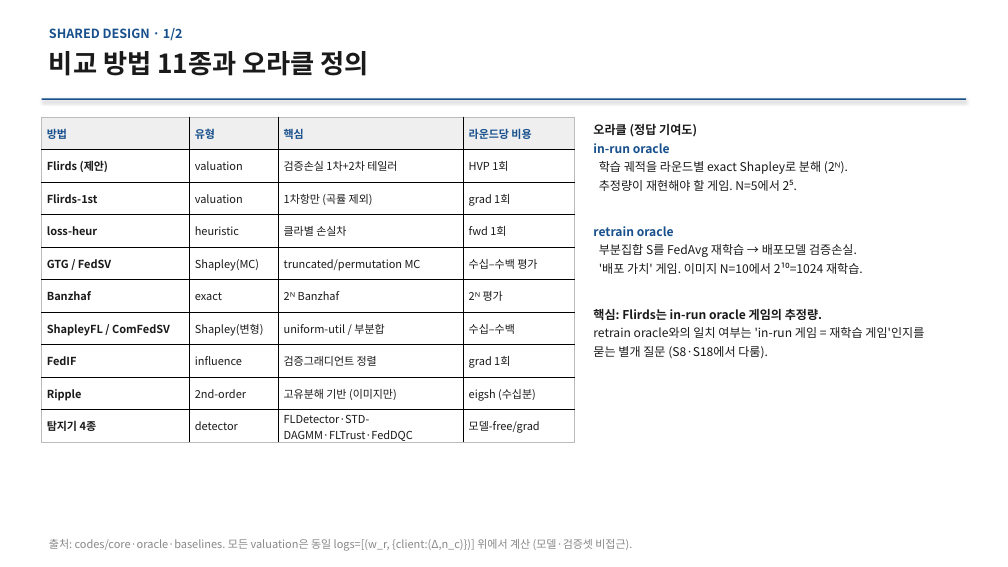
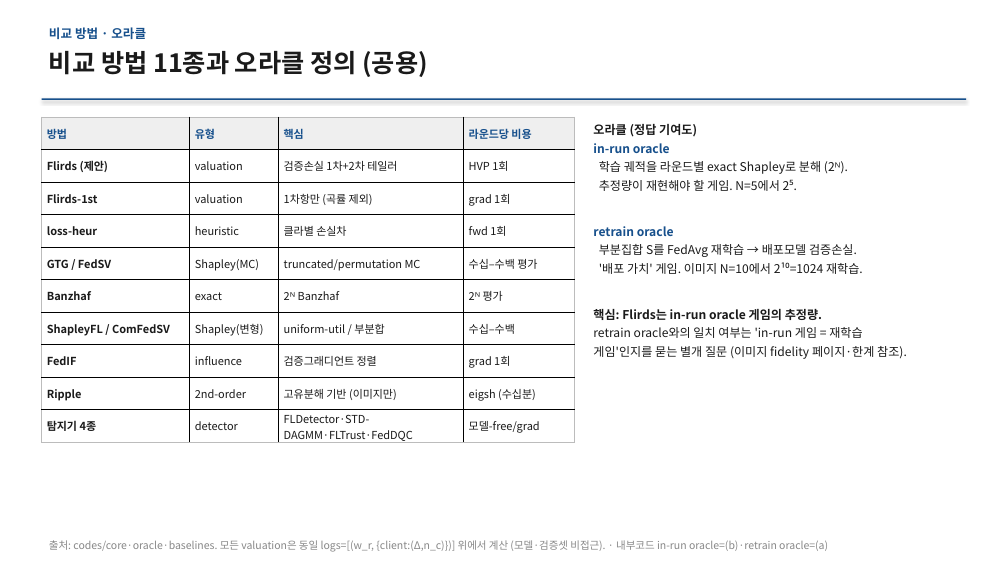
Before and after one commit to YongheeChoi/flirds, a slide deck: slide 3 of research-wiki/presentations/2026-06-results-report/flirds-results-2026-06.pptx. Drawn at 1008x567 pixels with LibreOffice and Linux fonts; fonts in the diff are those of the drawing. Boxes give left, top, right and bottom in pixels: in the first picture for what was removed or moved away, otherwise in the second. Text is boxed around its words. In the diff, an @@ line names an element or a change of style, - is before the commit and + after.

```diff
--- a/research-wiki/presentations/2026-06-results-report/flirds-results-2026-06.pptx
+++ b/research-wiki/presentations/2026-06-results-report/flirds-results-2026-06.pptx
@@ text at (x1=49, y1=27, x2=146, y2=39): text changed @@
-SHARED DESIGN · 1/2
+비교 방법 · 오라클
@@ text at (x1=49, y1=51, x2=427, y2=77): text changed; size 25 to 24 pt @@
-비교 방법 11종과 오라클 정의
+비교 방법 11종과 오라클 정의 (공용)
@@ text at (x1=593, y1=327, x2=907, y2=359): text changed @@
-retrain oracle와의 일치 여부는 'in-run 게임 = 재학습 게임'인지를
-묻는 별개 질문 (S8·S18에서 다룸).
+retrain oracle와의 일치 여부는 'in-run 게임 = 재학습
+게임'인지를 묻는 별개 질문 (이미지 fidelity 페이지·한계 참조).
@@ text at (x1=49, y1=540, x2=828, y2=552): text changed; size 10.5 to 10 pt @@
-출처: codes/core·oracle·baselines. 모든 valuation은 동일 logs=[(w_r, {client:(Δ,n_c)})] 위에서 계산 (모델·검증셋 비접근).
+출처: codes/core·oracle·baselines. 모든 valuation은 동일 logs=[(w_r, {client:(Δ,n_c)})] 위에서 계산 (모델·검증셋 비접근). · 내부코드 in-run oracle=(b)·retrain oracle=(a)
```
Also in this commit, not shown: 13 other slides changed, 4 slides removed, 20 other files.
